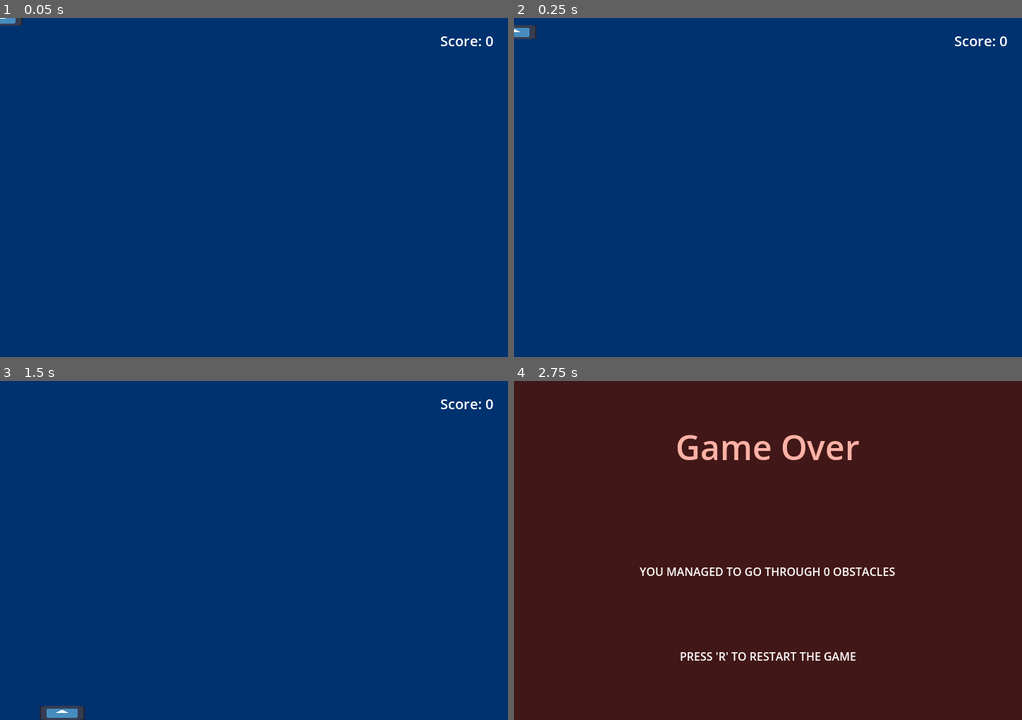
Above: before the commit, frames 1-4 (two rows, left to right).
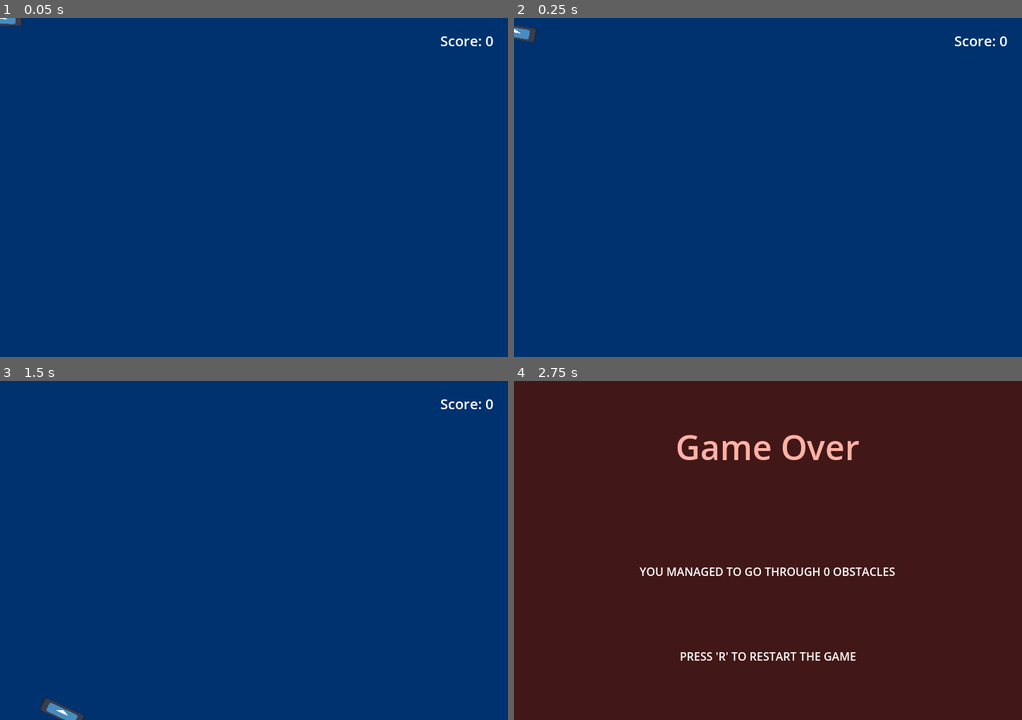
Above: after the commit, the same moments.

Repository: KreaeTerra/Proppy-Plane
Game: Godot game, scene res://scenes/world.tscn
The game is run twice, just before and just after one commit, with the same random seed, the same clock (stepped at 60 frames per second) and the same inputs. The engine's default icon, where the game draws it, is replaced by a stand-in: a white triangle on a blue panel in a dark square.
Inputs:
- Up to frame 1 (0.05 s): no input
- Up to frame 2 (0.25 s): no input
- Up to frame 3 (1.5 s): hold Right (ui_right) 0.53-1.28 s; hold Left (ui_left) from 1.28 s (still down)
- Up to frame 4 (2.75 s): tap Enter at 2 s; release Left (ui_left) at 2.03 s; hold Right (ui_right) from 2.03 s (still down)

The runs differ from the first frame. In frame 1, less than 0.1% of the frame differs, in the area x 0-5%, y 0-3%; in frame 2, less than 0.1%; in frame 3, 0.3%, in the area x 7-17%, y 93-100%; in frame 4, nothing differs.

Commit message:
Add a function to slightly tilt the plane depending on its vertical velocity

Diff:
--- a/scripts/plane.gd
+++ b/scripts/plane.gd
@@ -14,4 +14,9 @@
 	velocity.x = direction * speed
 	if velocity.y < terminal_velocity:
 		velocity.y += gravity
+	tilt()
 	move_and_slide()
+
+
+func tilt():
+	$Sprite.rotation = velocity.y * 0.0011
